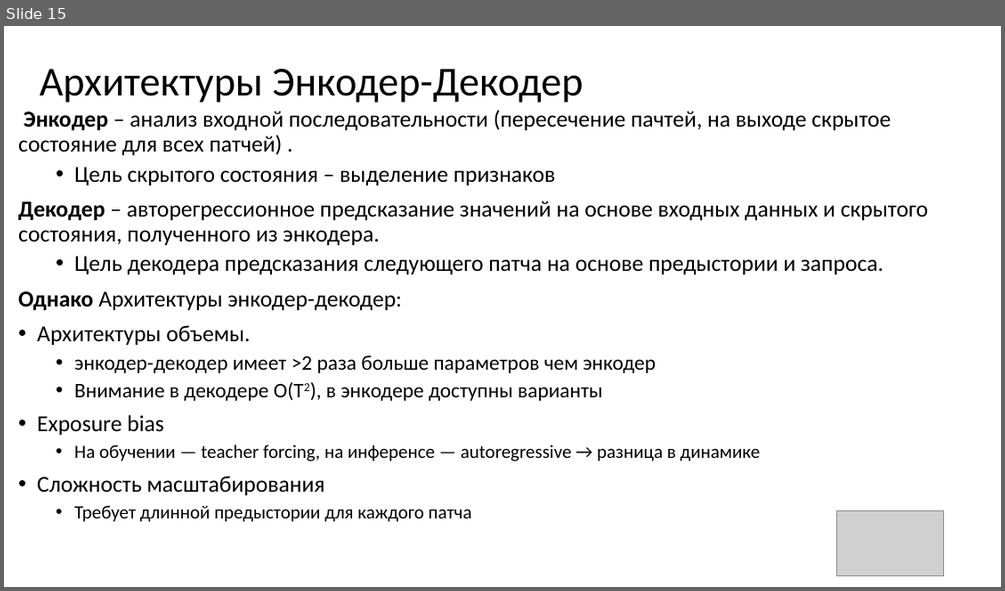
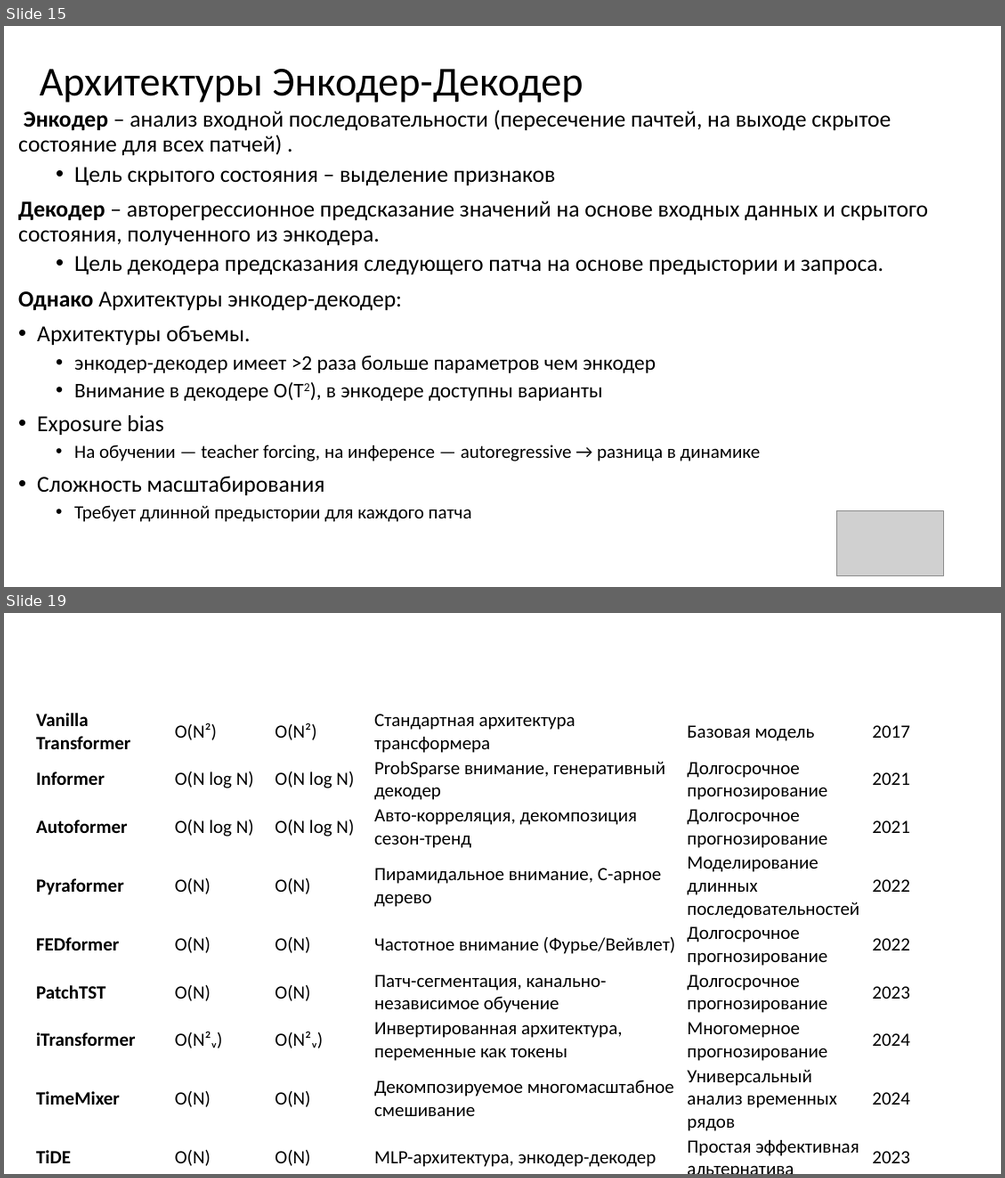
Before and after one commit to MVRonkin/TimeSeriesCourse, a slide deck: 2025/LEC/07-3 Transformers.pptx. Shown one above the other, each under a label of ours: slide 15 before the commit, slides 15 and 19 after it; the slides between them are not shown. The pictures are 1005x591 and 1005x1178 pixels, drawn with LibreOffice and Linux fonts; fonts in the diff are those of the drawing; grey boxes stand for pictures. Boxes give left, top, right and bottom in pixels: in the first picture for what was removed or moved away, otherwise in the second. Text is boxed around its words. In the diff, an @@ line names an element or a change of style, - is before the commit and + after.

```diff
--- a/2025/LEC/07-3 Transformers.pptx
+++ b/2025/LEC/07-3 Transformers.pptx
@@ slide 19 added at <box>4,613,1001,1174</box>, background #FFFFFF @@
@@ table added at <box>34,708,971,1174</box>, 9 rows, 6 columns @@
+Vanilla Transformer | O(N²) | O(N²) | Стандартная архитектура трансформера | Базовая модель | 2017
+Informer | O(N log N) | O(N log N) | ProbSparse внимание, генеративный декодер | Долгосрочное прогнозирование | 2021
+Autoformer | O(N log N) | O(N log N) | Авто-корреляция, декомпозиция сезон-тренд | Долгосрочное прогнозирование | 2021
+Pyraformer | O(N) | O(N) | Пирамидальное внимание, C-арное дерево | Моделирование длинных последовательностей | 2022
+FEDformer | O(N) | O(N) | Частотное внимание (Фурье/Вейвлет) | Долгосрочное прогнозирование | 2022
+PatchTST | O(N) | O(N) | Патч-сегментация, канально-независимое обучение | Долгосрочное прогнозирование | 2023
+iTransformer | O(N²ᵥ) | O(N²ᵥ) | Инвертированная архитектура, переменные как токены | Многомерное прогнозирование | 2024
+TimeMixer | O(N) | O(N) | Декомпозируемое многомасштабное смешивание | Универсальный анализ временных рядов | 2024
+TiDE | O(N) | O(N) | MLP-архитектура, энкодер-декодер | Простая эффективная альтернатива | 2023
```
Also in this commit, not shown: 2 slides changed, 3 other slides added.
